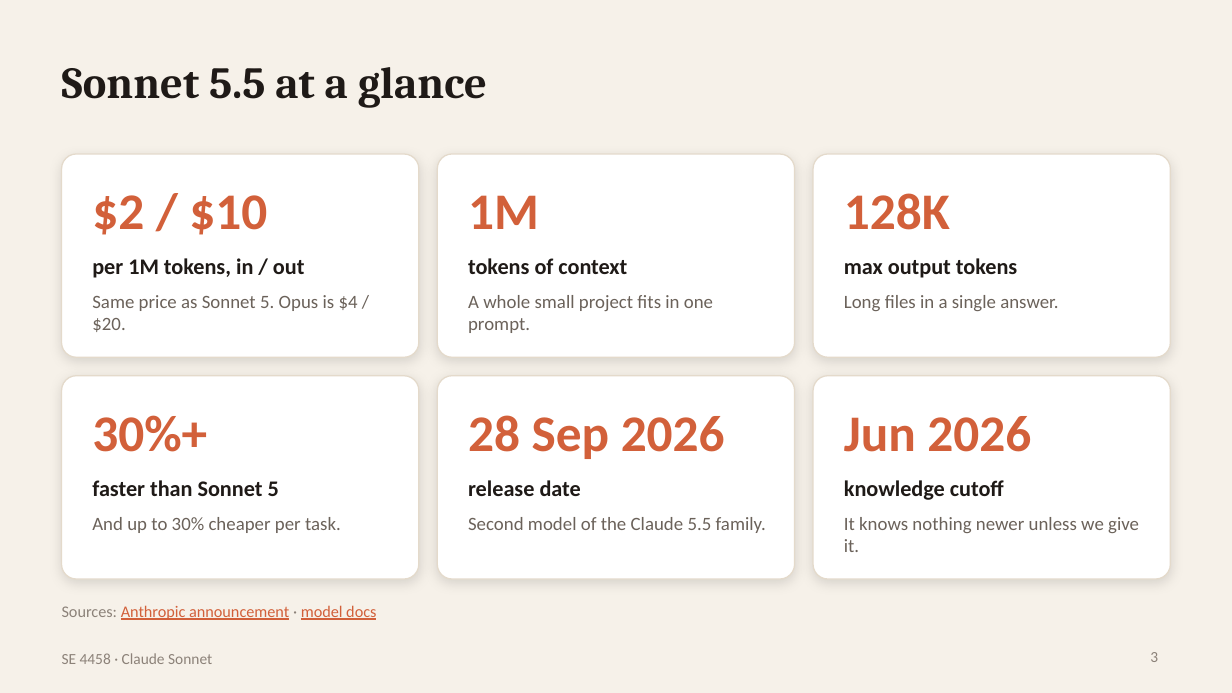
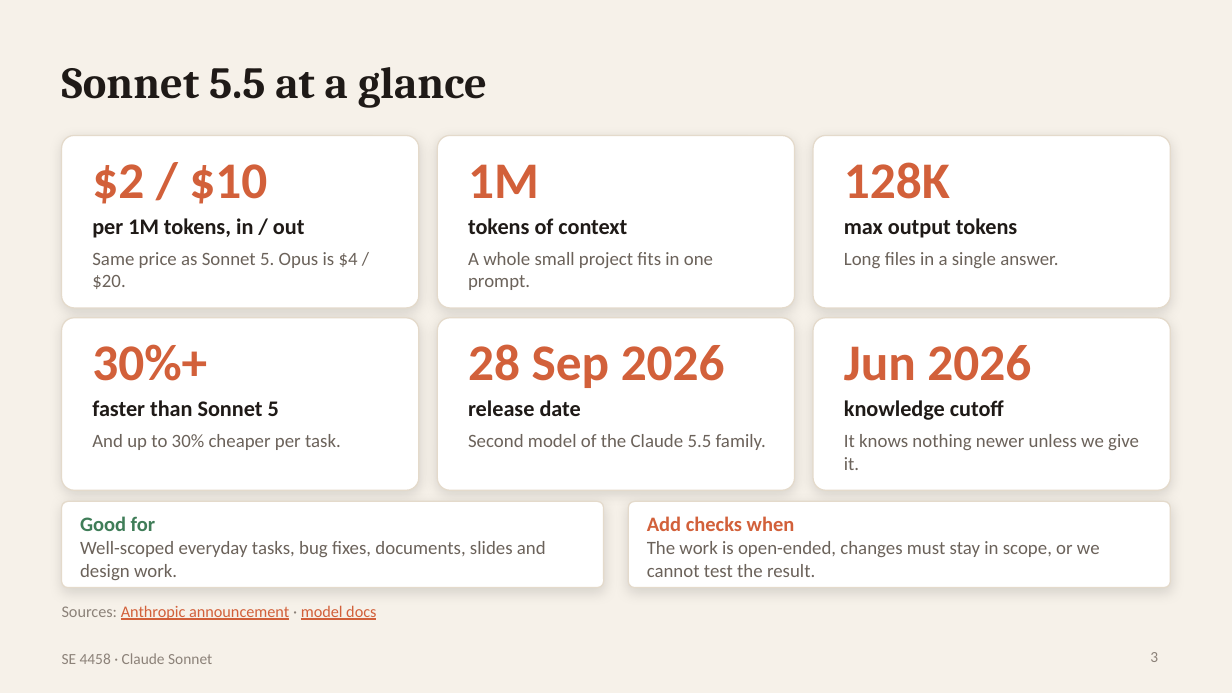
Before and after one commit to CrnBilg/se4458-claude-sonnet-demo, a slide deck: slide 3 of slides/Claude_Sonnet_SE4458_Animated_v4.pptx. Drawn at 1232x693 pixels with LibreOffice and Linux fonts; fonts in the diff are those of the drawing. Boxes give left, top, right and bottom in pixels: in the first picture for what was removed or moved away, otherwise in the second. Text is boxed around its words. In the diff, an @@ line names an element or a change of style, - is before the commit and + after.

Commit message:
Slide 3: add good-for and add-checks-when boxes

```diff
--- a/slides/Claude_Sonnet_SE4458_Animated_v4.pptx
+++ b/slides/Claude_Sonnet_SE4458_Animated_v4.pptx
@@ rounded rectangle: place and size @@
-rounded rectangle at [62,154,419,357]
+rounded rectangle at [62,136,419,308]
@@ text "$2 / $10": place and size @@
-text "$2 / $10" at [92,195,267,235]
+text "$2 / $10" at [92,164,267,204]
@@ rounded rectangle: place and size @@
-rounded rectangle at [437,154,795,357]
+rounded rectangle at [437,136,795,308]
@@ text "1M": place and size @@
-text "1M" at [468,195,539,229]
+text "1M" at [468,164,539,198]
@@ rounded rectangle: place and size @@
-rounded rectangle at [813,154,1170,357]
+rounded rectangle at [813,136,1170,308]
@@ text "128K": place and size @@
-text "128K" at [844,193,950,230]
+text "128K" at [844,162,950,199]
@@ 3 texts: place and size @@
-3 texts at [92,258,1017,278]
+3 texts at [92,218,1017,238]
@@ text "Same price as Sonnet 5. ...": place and size @@
-text "Same price as Sonnet 5. ..." at [92,295,358,332]
+text "Same price as Sonnet 5. ..." at [92,252,358,289]
@@ text "A whole small project fits ...": place and size @@
-text "A whole small project fits ..." at [468,295,713,333]
+text "A whole small project fits ..." at [468,252,713,290]
@@ text "Long files in a single ...": place and size @@
-text "Long files in a single ..." at [844,295,1058,311]
+text "Long files in a single ..." at [844,252,1058,268]
@@ rounded rectangle: place and size @@
-rounded rectangle at [62,376,419,579]
+rounded rectangle at [62,318,419,490]
@@ text "30%+": place and size @@
-text "30%+" at [92,415,207,452]
+text "30%+" at [92,344,207,381]
@@ rounded rectangle: place and size @@
-rounded rectangle at [437,376,795,579]
+rounded rectangle at [437,318,795,490]
@@ text "28 Sep 2026": place and size @@
-text "28 Sep 2026" at [468,415,725,459]
+text "28 Sep 2026" at [468,344,725,388]
@@ rounded rectangle: place and size @@
-rounded rectangle at [813,376,1170,579]
+rounded rectangle at [813,318,1170,490]
@@ text "Jun 2026": place and size @@
-text "Jun 2026" at [844,416,1031,452]
+text "Jun 2026" at [844,345,1031,381]
@@ 3 texts: place and size @@
-3 texts at [92,480,1004,500]
+3 texts at [92,400,1004,420]
@@ text "And up to 30% cheaper ...": place and size @@
-text "And up to 30% cheaper ..." at [92,517,341,533]
+text "And up to 30% cheaper ..." at [92,434,341,450]
@@ text "Second model of the Claude ...": place and size @@
-text "Second model of the Claude ..." at [468,517,766,533]
+text "Second model of the Claude ..." at [468,434,766,450]
@@ text "It knows nothing newer unless ...": place and size @@
-text "It knows nothing newer unless ..." at [844,517,1139,552]
+text "It knows nothing newer unless ..." at [844,434,1139,470]
@@ rounded rectangle added at [62,501,604,588], fill #FFFFFF, outline #E4DACB 0.75 pt @@
@@ rounded rectangle added at [628,501,1170,588], fill #FFFFFF, outline #E4DACB 0.75 pt @@
@@ text added at [80,516,546,580], 11 pt, text #6B625A @@
+Good for
+Well-scoped everyday tasks, bug fixes, documents, slides and design work.
@@ text added at [647,516,1100,577], 11 pt, text #6B625A @@
+Add checks when
+The work is open-ended, changes must stay in scope, or we cannot test the result.
```
